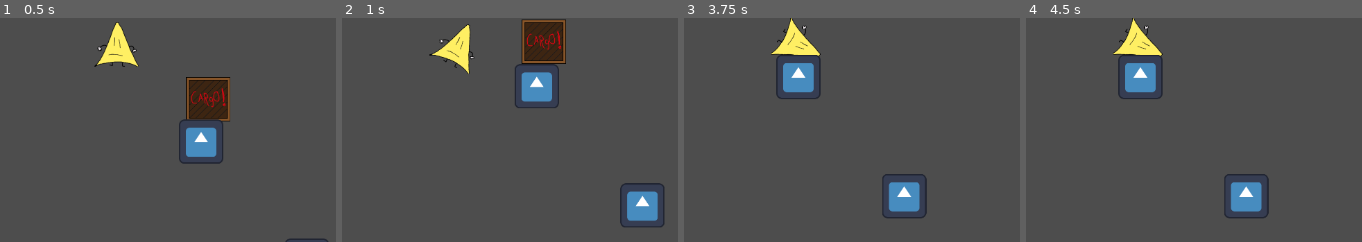
Above: before the commit, frames 1-4 (left to right).
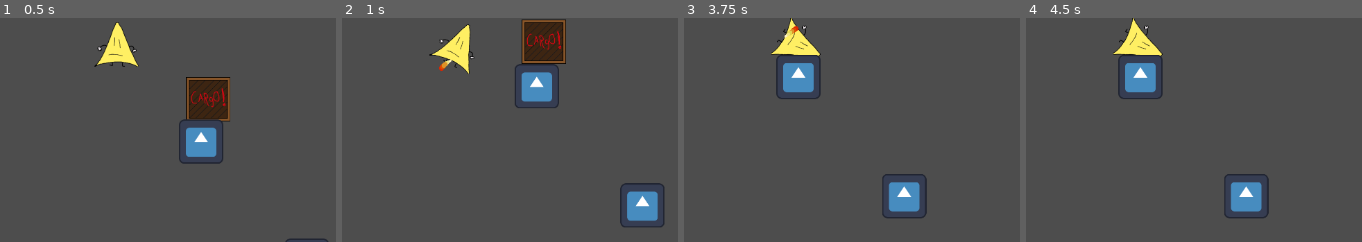
Above: after the commit, the same moments.

Repository: badfetus/space-postal-service
Game: Godot game, scene res://play_scene.tscn
Two runs of this game, one before a commit and one after it. Both use one fixed random seed, a clock stepped at 60 frames per second and the inputs below. The engine's default icon, where the game draws it, is replaced by a stand-in: a white triangle on a blue panel in a dark square.
Inputs:
- Up to frame 1 (0.5 s): no input
- Up to frame 2 (1 s): hold Right (Right) from 0.53 s (still down); hold Space (Boost) from 0.53 s (still down)
- Up to frame 3 (3.75 s): release Right (Right) at 1.28 s; release Space (Boost) at 1.28 s; hold Left (Left) 1.28-2.03 s; tap Space (Boost) at 1.35, 2.3, 2.85 s; hold Ctrl (Cargo) 2.03-2.78 s; hold Right (Right) 2.03-3.53 s; hold Left (Left) from 3.53 s (still down); hold Space (Boost) from 3.53 s (still down)
- Up to frame 4 (4.5 s): keep holding Left (Left); tap Enter at 4.25 s; release Space (Boost) at 4.28 s; tap Ctrl (Cargo) at 4.35 s
The pictures show only the part of the screen within x 42-92%, y 44-94%; the shares and areas given below are measured in that part.

Frame 1 is identical in both runs. In frame 2, 0.1% of the frame differs, in the area x 28-33%, y 18-24%; in frame 3, 0.1%; in frame 4, nothing differs.

Commit message:
particles

Diff:
--- a/player/player.gd
+++ b/player/player.gd
@@ -19,8 +19,12 @@
 
 
 func _physics_process(delta):
+	var particles = get_node("Particles")
+	particles.emitting = false
 	if Input.is_action_pressed("Boost"):
 		apply_central_force(Vector2(-sin(rotation), cos(rotation)) * -2000)
+		particles.emitting = true
+		particles.direction = Vector2(-sin(rotation), cos(rotation))
 	apply_torque(Input.get_axis("Left", "Right") * 15_000)
 	handleCollisions()
 	if Input.is_action_pressed("Cargo"):
--- a/player/player.tscn
+++ b/player/player.tscn
@@ -1,9 +1,18 @@
-[gd_scene load_steps=4 format=3 uid="uid://buafxlc75qtin"]
+[gd_scene load_steps=7 format=3 uid="uid://buafxlc75qtin"]
 
 [ext_resource type="Script" path="res://player/player.gd" id="1_ucn4h"]
 [ext_resource type="Texture2D" uid="uid://du7ihrwx7gmlk" path="res://player/player_sprite.tga" id="2_jre62"]
+[ext_resource type="Texture2D" uid="uid://by11ciaxs10ui" path="res://player/particle_flame.tga" id="3_uhsmc"]
 
 [sub_resource type="CircleShape2D" id="CircleShape2D_dcmrf"]
+
+[sub_resource type="Curve" id="Curve_d3w1q"]
+_data = [Vector2(0, 0.354545), 0.0, 0.0, 0, 0, Vector2(0.396552, 0.636364), 0.0, 0.0, 0, 0, Vector2(0.849138, 0.554545), -0.903896, -0.903896, 0, 0, Vector2(1, 0), 0.0, 0.0, 0, 0]
+point_count = 4
+
+[sub_resource type="Gradient" id="Gradient_yl6u0"]
+offsets = PackedFloat32Array(0, 0.338308, 0.661692, 1)
+colors = PackedColorArray(0.997526, 0.945768, 0.739999, 1, 0.882353, 0.847059, 0.309804, 1, 0.870588, 0.301961, 0, 1, 0.862745, 0, 0, 1)
 
 [node name="player" type="RigidBody2D"]
 script = ExtResource("1_ucn4h")
@@ -24,3 +33,19 @@
 
 [node name="ship" type="CollisionPolygon2D" parent="."]
 polygon = PackedVector2Array(0, -64, 64, 64, 0, 24, -64, 64)
+
+[node name="Particles" type="CPUParticles2D" parent="."]
+position = Vector2(0, 50)
+emitting = false
+amount = 10000
+lifetime = 0.1
+texture = ExtResource("3_uhsmc")
+direction = Vector2(0, 0)
+spread = 4.36
+gravity = Vector2(0, 0)
+initial_velocity_min = 362.9
+initial_velocity_max = 427.42
+scale_amount_min = 0.1
+scale_amount_max = 0.2
+scale_amount_curve = SubResource("Curve_d3w1q")
+color_ramp = SubResource("Gradient_yl6u0")
Binary file added: player/particle_flame.tga
Not shown, added: player/particle_flame.tga.import
